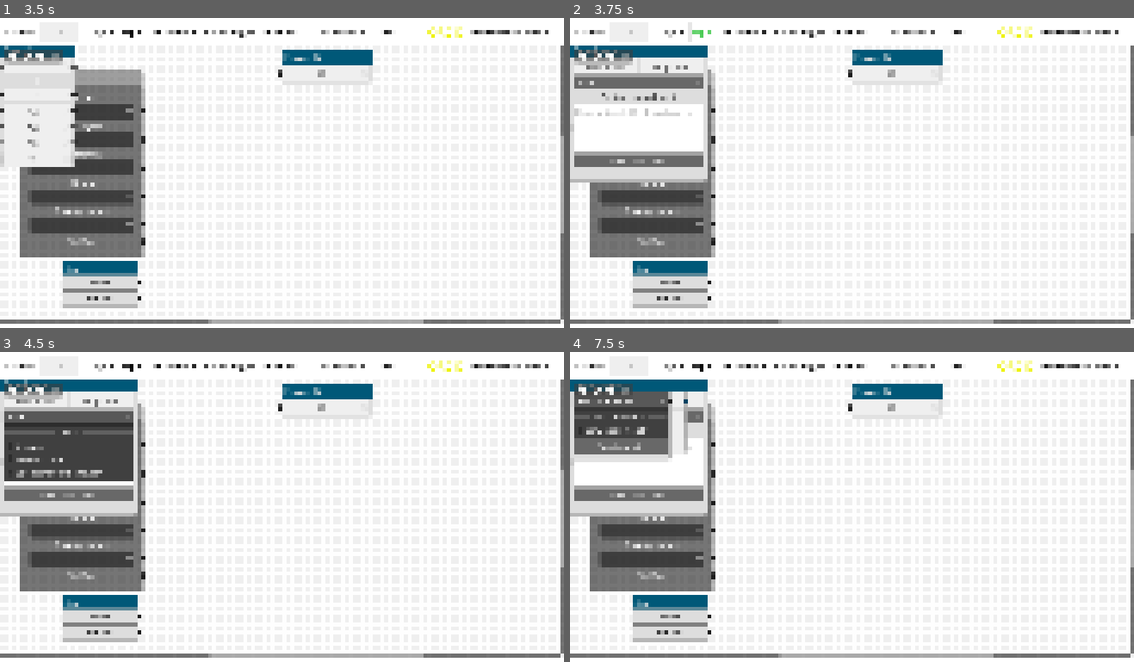
Above: before the commit, frames 1-4 (two rows, left to right).
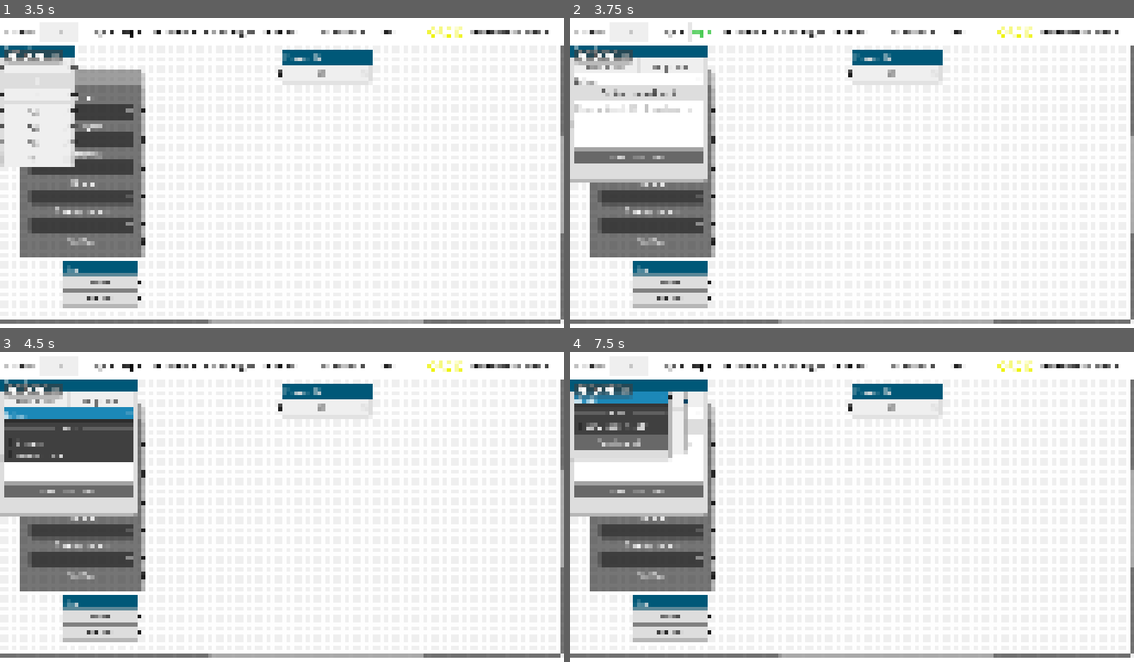
Above: after the commit, the same moments.

Repository: sciple/metadata-app
Game: Godot game, scene res://main.tscn
The game is run twice, just before and just after one commit, with the same random seed, the same clock (stepped at 60 frames per second) and the same inputs.
Inputs (mouse positions are in pixels of both pictures, inside the frame that each line leads up to):
- Up to frame 1 (3.5 s): click (56, 30) at 0.52 s; type "12" at 0.6 s; click (327, 73) at 0.75 s; type "12" at 0.83 s; click "Cage +" at 1.25 s; click (39, 67) at 2.02 s; type "12" at 2.1 s; click (39, 95) at 2.25 s; type "12" at 2.33 s; click (39, 111) at 2.48 s; type "12" at 2.57 s; click (39, 126) at 2.77 s; type "12" at 2.85 s; click (39, 142) at 3 s; type "12" at 3.08 s; click (39, 160) at 3.23 s; type "12" at 3.32 s
- Up to frame 2 (3.75 s): click "Exp +" at 3.5 s
- Up to frame 3 (4.5 s): click "Select" at 4.25 s
- Up to frame 4 (7.5 s): click "Treatment +" at 5 s; click "Parent cage +" at 5.75 s; click "Health +" at 6.5 s; click (620, 401) at 7.25 s, where only the run before the commit has a clickable "See comments"

Frame 1 is identical in both runs. In frame 2, 2.9% of the frame differs, in the area x 0-24%, y 17-49%; in frame 3, 4.3%; in frame 4, 3.2%.

Commit message:
option button class

Diff:
--- a/experiment_plus/experiment_plus.tscn
+++ b/experiment_plus/experiment_plus.tscn
@@ -1,8 +1,9 @@
-[gd_scene load_steps=4 format=3 uid="uid://nkdn7ujn3iv2"]
+[gd_scene load_steps=5 format=3 uid="uid://nkdn7ujn3iv2"]
 
 [ext_resource type="PackedScene" uid="uid://bnr0tg0ideh1y" path="res://node_element/node_element.tscn" id="1_wfbhc"]
 [ext_resource type="PackedScene" uid="uid://ca56vxmr4iw6d" path="res://node_element/one_line_field.tscn" id="2_nwgkf"]
 [ext_resource type="Script" path="res://experiment_plus/find_raw_data.gd" id="3_yub4b"]
+[ext_resource type="PackedScene" uid="uid://b0qq2mo0de8cu" path="res://node_element/option_button.tscn" id="4_1srum"]
 
 [node name="experiment_plus" instance=ExtResource("1_wfbhc")]
 offset_right = 279.0
@@ -37,7 +38,7 @@
 slot/2/right_icon = null
 slot/2/draw_stylebox = true
 slot/3/left_enabled = true
-slot/3/left_type = 0
+slot/3/left_type = 1
 slot/3/left_color = Color(0.133333, 0.133333, 0.133333, 1)
 slot/3/left_icon = null
 slot/3/right_enabled = false
@@ -80,19 +81,13 @@
 size_flags_vertical = 4
 placeholder_text = "stop date"
 
-[node name="OptionButton" type="OptionButton" parent="." index="2"]
+[node name="option_button" parent="." index="2" instance=ExtResource("4_1srum")]
 layout_mode = 2
-item_count = 4
-selected = 0
-popup/item_0/text = "Select"
-popup/item_0/id = 0
-popup/item_0/separator = true
+item_count = 3
 popup/item_1/text = "Y maze"
 popup/item_1/id = 1
 popup/item_2/text = "Western Blot"
 popup/item_2/id = 2
-popup/item_3/text = "Spontaneous Behavior"
-popup/item_3/id = 3
 
 [node name="Label" type="Label" parent="." index="3"]
 modulate = Color(0.259294, 0.259294, 0.259294, 1)
--- a/health_plus/health_plus.tscn
+++ b/health_plus/health_plus.tscn
@@ -1,6 +1,7 @@
-[gd_scene load_steps=3 format=3 uid="uid://ql7xn8mjuf5i"]
+[gd_scene load_steps=4 format=3 uid="uid://ql7xn8mjuf5i"]
 
 [ext_resource type="PackedScene" uid="uid://bnr0tg0ideh1y" path="res://node_element/node_element.tscn" id="1_xbn3q"]
+[ext_resource type="PackedScene" uid="uid://b0qq2mo0de8cu" path="res://node_element/option_button.tscn" id="2_au02f"]
 
 [sub_resource type="GDScript" id="GDScript_03bs6"]
 script/source = "extends Button
@@ -41,15 +42,11 @@
 slot/2/right_icon = null
 slot/2/draw_stylebox = true
 
-[node name="OptionButton" type="OptionButton" parent="." index="1"]
+[node name="option_button" parent="." index="1" instance=ExtResource("2_au02f")]
 layout_mode = 2
 item_count = 2
-selected = 0
-popup/item_0/text = "See comments"
-popup/item_0/id = 1
-popup/item_0/separator = true
 popup/item_1/text = "Low body weight"
-popup/item_1/id = 0
+popup/item_1/id = 1
 
 [node name="TextEdit" type="TextEdit" parent="." index="2"]
 custom_minimum_size = Vector2(0, 60)
--- /dev/null
+++ b/node_element/option_button.tscn
@@ -0,0 +1,53 @@
+[gd_scene load_steps=10 format=3 uid="uid://b0qq2mo0de8cu"]
+
+[sub_resource type="StyleBoxFlat" id="StyleBoxFlat_7lwad"]
+bg_color = Color(0.111747, 0.534092, 0.722951, 1)
+
+[sub_resource type="StyleBoxFlat" id="StyleBoxFlat_3qcgd"]
+bg_color = Color(1, 1, 1, 1)
+
+[sub_resource type="StyleBoxFlat" id="StyleBoxFlat_y61af"]
+bg_color = Color(0.317647, 0.498039, 0.901961, 1)
+
+[sub_resource type="StyleBoxFlat" id="StyleBoxFlat_mnj8d"]
+bg_color = Color(1, 1, 1, 1)
+
+[sub_resource type="StyleBoxFlat" id="StyleBoxFlat_wayaf"]
+bg_color = Color(1, 1, 1, 1)
+
+[sub_resource type="StyleBoxFlat" id="StyleBoxFlat_uxdn0"]
+bg_color = Color(1, 1, 1, 1)
+
+[sub_resource type="StyleBoxFlat" id="StyleBoxFlat_cm6do"]
+bg_color = Color(0.199563, 0.560937, 0.817641, 1)
+
+[sub_resource type="StyleBoxFlat" id="StyleBoxFlat_vc0o8"]
+bg_color = Color(0.202698, 0.548856, 0.84226, 1)
+
+[sub_resource type="StyleBoxFlat" id="StyleBoxFlat_x2un0"]
+bg_color = Color(1, 1, 1, 1)
+
+[node name="option_button" type="OptionButton"]
+anchors_preset = 15
+anchor_right = 1.0
+anchor_bottom = 1.0
+offset_right = -993.0
+offset_bottom = -604.0
+grow_horizontal = 2
+grow_vertical = 2
+theme_override_colors/font_color = Color(0.133333, 0.133333, 0.133333, 1)
+theme_override_constants/h_separation = 4
+theme_override_styles/focus = SubResource("StyleBoxFlat_7lwad")
+theme_override_styles/normal = SubResource("StyleBoxFlat_3qcgd")
+theme_override_styles/hover = SubResource("StyleBoxFlat_y61af")
+theme_override_styles/pressed = SubResource("StyleBoxFlat_mnj8d")
+theme_override_styles/disabled = SubResource("StyleBoxFlat_wayaf")
+theme_override_styles/normal_mirrored = SubResource("StyleBoxFlat_uxdn0")
+theme_override_styles/hover_mirrored = SubResource("StyleBoxFlat_cm6do")
+theme_override_styles/pressed_mirrored = SubResource("StyleBoxFlat_vc0o8")
+theme_override_styles/disabled_mirrored = SubResource("StyleBoxFlat_x2un0")
+item_count = 1
+selected = 0
+popup/item_0/text = "Select"
+popup/item_0/id = 0
+popup/item_0/separator = true
